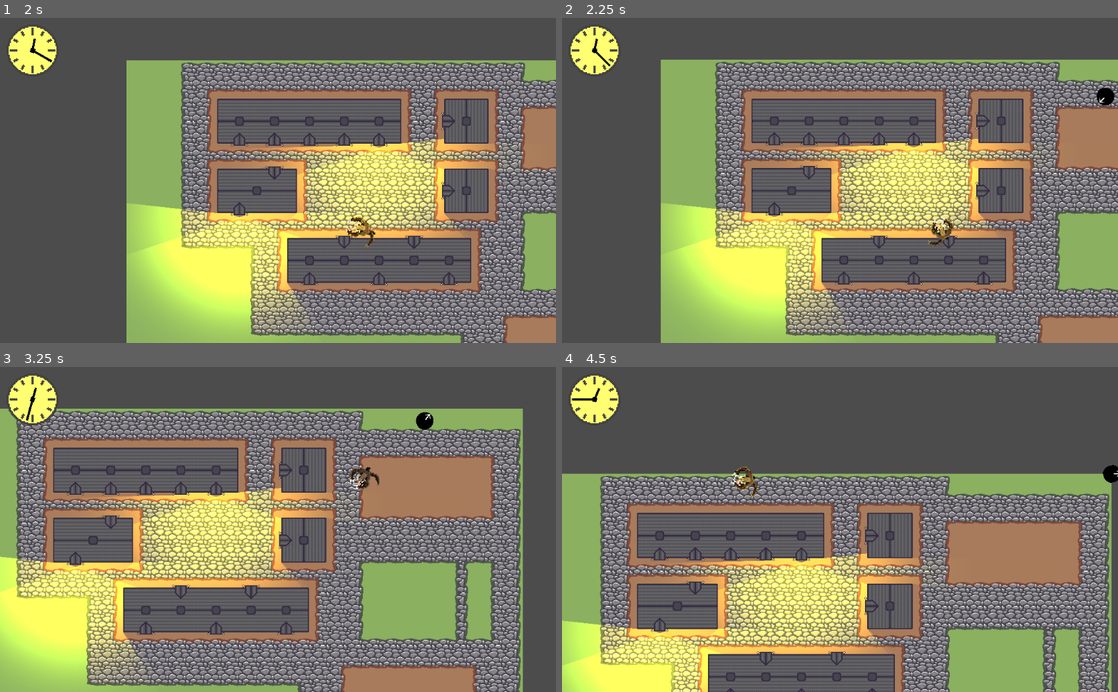
Above: before the commit, frames 1-4 (two rows, left to right).
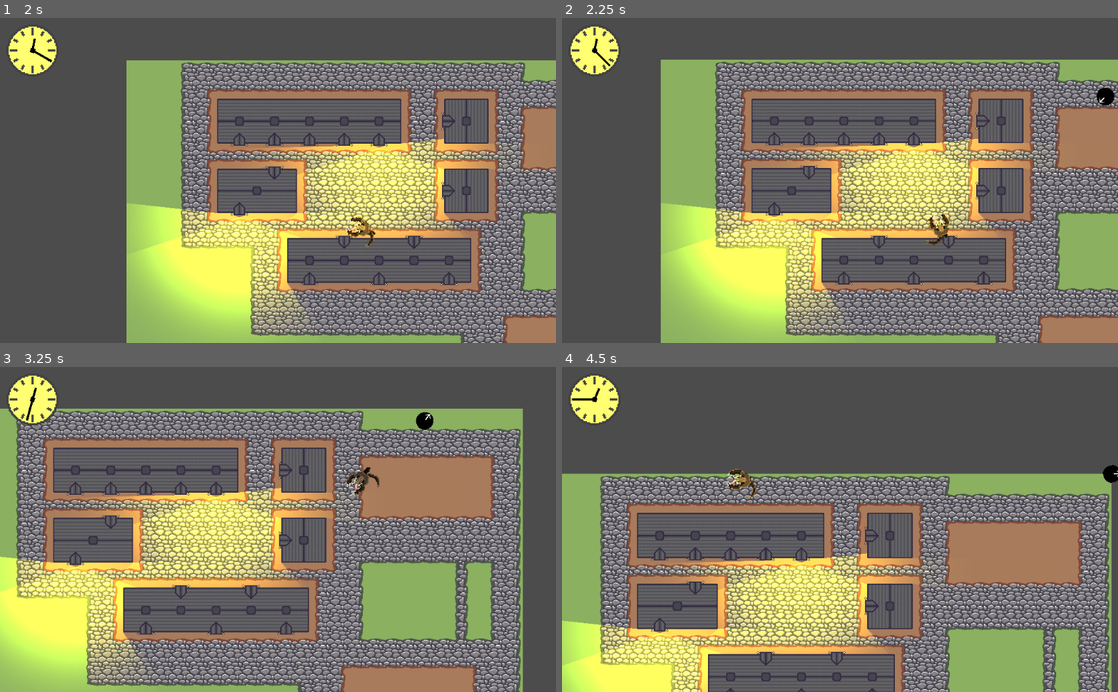
Above: after the commit, the same moments.

Repository: marc-hugh-tom/game-off-2020
Game: Godot game, scene res://nodes/PlayState.tscn
Two runs of this game, one before a commit and one after it. Both use one fixed random seed, a clock stepped at 60 frames per second and the inputs below.
Inputs (mouse positions are in pixels of both pictures, inside the frame that each line leads up to):
- Up to frame 1 (2 s): move the mouse to (400, 164) at 0.52 s; press the mouse at (400, 164) at 0.53 s; hold D (right) 0.53-1.28 s; move the mouse to (166, 196) at 1.27 s; release the mouse at (166, 196) at 1.28 s; hold S (down) from 1.28 s (still down); click (166, 196) at 1.35 s
- Up to frame 2 (2.25 s): move the mouse to (895, 109) at 2.02 s; release S (down) at 2.03 s; hold D (right) from 2.03 s (still down); hold Right mouse button (bark) from 2.03 s (still down)
- Up to frame 3 (3.25 s): click (333, 458) at 2.3 s; move the mouse to (250, 594) at 2.77 s; release D (right) at 2.78 s; release Right mouse button (bark) at 2.78 s; hold W (up) from 2.78 s (still down); click (250, 594) at 2.85 s
- Up to frame 4 (4.5 s): move the mouse to (1006, 578) at 3.52 s; release W (up) at 3.53 s; press the mouse at (1006, 578) at 3.53 s; hold A (left) from 3.53 s (still down); move the mouse to (673, 480) at 4.27 s; release the mouse at (673, 480) at 4.28 s; right-click (673, 480) at 4.35 s

Frame 1 is identical in both runs. In frame 2, 0.2% of the frame differs, in the area x 65-71%, y 60-71%; in frame 3, 0.2%; in frame 4, 0.3%, in the area x 29-36%, y 30-41%.

Commit message:
Use AnimationPlayer node for Werewolf

Diff:
--- a/nodes/Werewolf.tscn
+++ b/nodes/Werewolf.tscn
@@ -55,20 +55,107 @@
 "name": "idle",
 "speed": 5.0
 }, {
+"frames": [ ExtResource( 27 ), ExtResource( 9 ), ExtResource( 30 ), ExtResource( 29 ), ExtResource( 31 ), ExtResource( 8 ), ExtResource( 28 ) ],
+"loop": false,
+"name": "attack",
+"speed": 10.0
+}, {
 "frames": [ ExtResource( 18 ), ExtResource( 20 ), ExtResource( 15 ), ExtResource( 25 ), ExtResource( 19 ), ExtResource( 23 ), ExtResource( 24 ), ExtResource( 6 ) ],
 "loop": true,
 "name": "walk",
 "speed": 8.0
-}, {
-"frames": [ ExtResource( 27 ), ExtResource( 9 ), ExtResource( 30 ), ExtResource( 29 ), ExtResource( 31 ), ExtResource( 8 ), ExtResource( 28 ) ],
-"loop": false,
-"name": "attack",
-"speed": 10.0
 } ]
 
 [sub_resource type="CapsuleShape2D" id=4]
 radius = 14.7205
 height = 0.0
+
+[sub_resource type="Animation" id=5]
+resource_name = "attack"
+length = 0.7
+tracks/0/type = "value"
+tracks/0/path = NodePath("Body:animation")
+tracks/0/interp = 1
+tracks/0/loop_wrap = true
+tracks/0/imported = false
+tracks/0/enabled = true
+tracks/0/keys = {
+"times": PoolRealArray( 0 ),
+"transitions": PoolRealArray( 1 ),
+"update": 1,
+"values": [ "attack" ]
+}
+tracks/1/type = "value"
+tracks/1/path = NodePath("Body:frame")
+tracks/1/interp = 1
+tracks/1/loop_wrap = true
+tracks/1/imported = false
+tracks/1/enabled = true
+tracks/1/keys = {
+"times": PoolRealArray( 0, 0.1, 0.2, 0.3, 0.4, 0.5, 0.6 ),
+"transitions": PoolRealArray( 1, 1, 1, 1, 1, 1, 1 ),
+"update": 1,
+"values": [ 0, 1, 2, 3, 4, 5, 6 ]
+}
+
+[sub_resource type="Animation" id=6]
+resource_name = "idle"
+length = 1.6
+loop = true
+step = 0.2
+tracks/0/type = "value"
+tracks/0/path = NodePath("Body:animation")
+tracks/0/interp = 1
+tracks/0/loop_wrap = true
+tracks/0/imported = false
+tracks/0/enabled = true
+tracks/0/keys = {
+"times": PoolRealArray( 0 ),
+"transitions": PoolRealArray( 1 ),
+"update": 1,
+"values": [ "idle" ]
+}
+tracks/1/type = "value"
+tracks/1/path = NodePath("Body:frame")
+tracks/1/interp = 1
+tracks/1/loop_wrap = true
+tracks/1/imported = false
+tracks/1/enabled = true
+tracks/1/keys = {
+"times": PoolRealArray( 0, 0.2, 0.4, 0.6, 0.8, 1, 1.2, 1.4 ),
+"transitions": PoolRealArray( 1, 1, 1, 1, 1, 1, 1, 1 ),
+"update": 1,
+"values": [ 0, 1, 2, 3, 4, 5, 6, 7 ]
+}
+
+[sub_resource type="Animation" id=7]
+resource_name = "walk"
+loop = true
+step = 0.125
+tracks/0/type = "value"
+tracks/0/path = NodePath("Body:animation")
+tracks/0/interp = 1
+tracks/0/loop_wrap = true
+tracks/0/imported = false
+tracks/0/enabled = true
+tracks/0/keys = {
+"times": PoolRealArray( 0 ),
+"transitions": PoolRealArray( 1 ),
+"update": 1,
+"values": [ "walk" ]
+}
+tracks/1/type = "value"
+tracks/1/path = NodePath("Body:frame")
+tracks/1/interp = 1
+tracks/1/loop_wrap = true
+tracks/1/imported = false
+tracks/1/enabled = true
+tracks/1/keys = {
+"times": PoolRealArray( 0, 0.125, 0.25, 0.375, 0.5, 0.625, 0.75, 0.875 ),
+"transitions": PoolRealArray( 1, 1, 1, 1, 1, 1, 1, 1 ),
+"update": 1,
+"values": [ 0, 1, 2, 3, 4, 5, 6, 7 ]
+}
 
 [node name="Werewolf" type="KinematicBody2D"]
 use_parent_material = true
@@ -94,8 +181,6 @@
 scale = Vector2( 2, 2 )
 frames = SubResource( 3 )
 animation = "attack"
-frame = 6
-playing = true
 
 [node name="Camera2D" type="Camera2D" parent="."]
 visible = false
@@ -109,3 +194,8 @@
 rotation = 1.5708
 scale = Vector2( 1.1875, 1.07143 )
 shape = SubResource( 4 )
+
+[node name="AnimationPlayer" type="AnimationPlayer" parent="."]
+anims/attack = SubResource( 5 )
+anims/idle = SubResource( 6 )
+anims/walk = SubResource( 7 )
--- a/project.godot
+++ b/project.godot
@@ -27,11 +27,6 @@
 [autoload]
 
 AudioManager="*res://scripts/audio_manager.gd"
-
-[debug]
-
-gdscript/warnings/unused_argument=false
-gdscript/warnings/return_value_discarded=false
 
 [input]
 
--- a/scripts/Werewolf.gd
+++ b/scripts/Werewolf.gd
@@ -36,11 +36,11 @@
 	if walk_dir.length_squared() == 0:
 		$Feet.play("idle")
 		if not attacking:
-			$Body.play("idle")
+			$AnimationPlayer.play("idle")
 	else:
 		$Feet.play("walk")
 		if not attacking:
-			$Body.play("walk")
+			$AnimationPlayer.play("walk")
 
 	rotation = get_global_mouse_position().angle_to_point(
 		get_global_position()) + PI/2
@@ -49,12 +49,12 @@
 
 func attack():
 	attacking = true
-	$Body.play("attack")
-	$Body.connect("animation_finished", self, "end_attack", [], CONNECT_ONESHOT)
+	$AnimationPlayer.play("attack")
+	$AnimationPlayer.connect("animation_finished", self, "end_attack", [], CONNECT_ONESHOT)
 
 func end_attack():
 	attacking = false
-	$Body.play("idle")
+	$AnimationPlayer.play("idle")
 
 func bark():
 	var noise = Noise.instance()
Not shown: 1 places in nodes/Werewolf.tscn that only renumber resources
